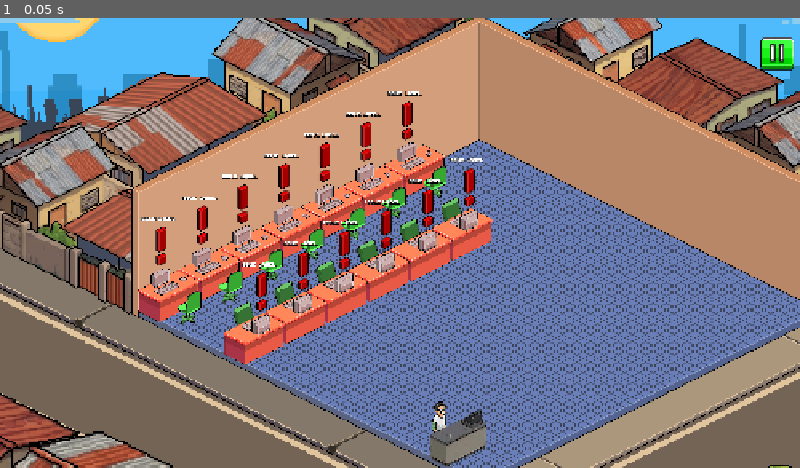
Above: before the commit, frame 1.
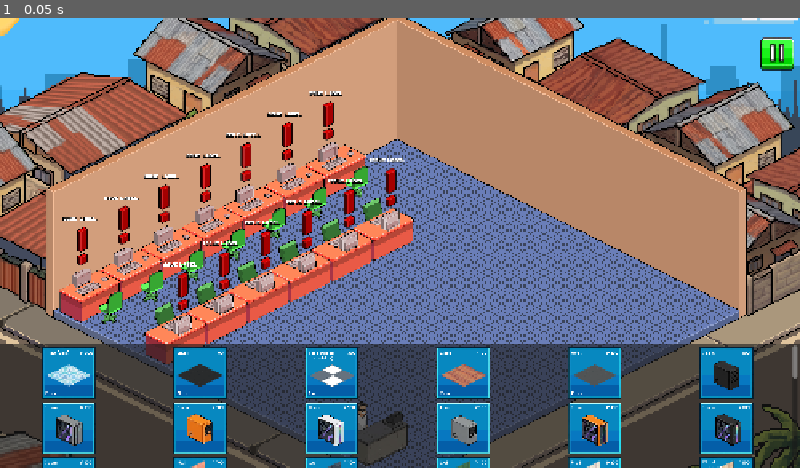
Above: after the commit, the same moment.

Repository: vinnyy-ph/gvd-project-overclocked
Game: Godot game, scene res://core/shop_floor/shop_floor_scrollable_editable.tscn
Two runs of this game, one before a commit and one after it. Both use one fixed random seed, a clock stepped at 60 frames per second and the inputs below. This scene is started directly instead of the project's main scene. Sound files missing from this copy of the repository are replaced by a short silence.
Inputs:
- Up to frame 1 (0.05 s): no input

The runs differ from the first frame. In frame 1, 77% of the frame differs, in the area x 0-100%, y 0-100%.

Commit message:
Add shop decoration editor and item list UI
Introduce a draggable, confirmable ShopDecoration scene and script (shop_decoration.gd/.tscn) to place decorations in the shop floor with confirm/cancel and drag handling (touch area, UI overlay). Integrate decoration workflow into shop_floor_scrollable_editable.gd: preload decoration scene, populate an ItemList from assets, spawn decorations from the list, wire up confirm/cancel/drag signals, and block camera movement while editing. Also add DecorationsContainer and a CanvasLayer/ItemList to the main scene (.tscn) and implement camera controls (pan/drag, pinch/zoom, wheel zoom) with clamping and configurable min/max zoom. These changes enable in-editor placement and positioning of decoration sprites at runtime.

Diff:
--- /dev/null
+++ b/core/shop_floor/shop_decoration.gd
@@ -0,0 +1,93 @@
+extends Sprite2D
+
+signal confirmed(decoration)
+signal cancelled(decoration)
+signal drag_started(decoration)
+signal drag_ended(decoration)
+
+var is_dragging: bool = false
+var drag_offset: Vector2 = Vector2.ZERO
+var is_placed: bool = false
+
+@onready var confirm_btn: Button = $UI/ConfirmButton
+@onready var cancel_btn: Button = $UI/CancelButton
+@onready var ui_container: Control = $UI
+
+func _ready() -> void:
+	# UI should be resolution independent if possible, but for now we just put it on top
+	ui_container.hide()
+
+	# Add a touch area if not already present
+	var area = Button.new()
+	area.flat = true
+	area.name = "TouchArea"
+	add_child(area)
+
+	update_touch_area()
+
+	area.button_down.connect(_on_touch_down)
+	area.button_up.connect(_on_touch_up)
+
+func update_touch_area() -> void:
+	var area = get_node_or_null("TouchArea")
+	if area and texture:
+		area.size = texture.get_size()
+		area.position = -area.size / 2.0
+		# Also update UI position
+		ui_container.position = Vector2(-ui_container.size.x/2, -texture.get_size().y/2 - 100)
+
+var original_position: Vector2 = Vector2.ZERO
+var was_placed: bool = false
+
+func _process(_delta: float) -> void:
+	if is_dragging:
+		var mouse_pos = get_global_mouse_position()
+		global_position = mouse_pos + drag_offset
+
+func start_editing() -> void:
+	was_placed = is_placed
+	if was_placed:
+		original_position = global_position
+
+	is_placed = false
+	ui_container.show()
+	modulate.a = 0.7
+	z_index = 100 # Show on top while editing
+
+func stop_editing() -> void:
+	is_placed = true
+	was_placed = true
+	ui_container.hide()
+	modulate.a = 1.0
+	z_index = 2 # Default for decorations
+
+func _on_touch_down() -> void:
+	if is_placed:
+		# If already placed, start relocating
+		start_editing()
+
+	is_dragging = true
+	drag_offset = global_position - get_global_mouse_position()
+	drag_started.emit(self)
+
+func _on_touch_up() -> void:
+	is_dragging = false
+	drag_ended.emit(self)
+	# Show UI when dropped if not already confirmed
+	if not is_placed:
+		ui_container.show()
+		# Position UI above the item (local position relative to the sprite center)
+		ui_container.position = Vector2(-ui_container.size.x/2, -texture.get_size().y/2 - 100)
+
+func _on_confirm_pressed() -> void:
+	stop_editing()
+	confirmed.emit(self)
+
+func _on_cancel_pressed() -> void:
+	if was_placed:
+		global_position = original_position
+		stop_editing()
+		cancelled.emit(self)
+	else:
+		cancelled.emit(self)
+		queue_free()
--- /dev/null
+++ b/core/shop_floor/shop_decoration.tscn
@@ -0,0 +1,30 @@
+[gd_scene format=3 uid="uid://b8y4v7w6p5j1y"]
+
+[ext_resource type="Script" path="res://core/shop_floor/shop_decoration.gd" id="1_fkw5l"]
+[ext_resource type="FontFile" uid="uid://ysv7bka211fd" path="res://assets/fonts/ThaleahFat.ttf" id="2_gnybr"]
+
+[node name="ShopDecoration" type="Sprite2D"]
+z_index = 2
+script = ExtResource("1_fkw5l")
+
+[node name="UI" type="HBoxContainer" parent="."]
+offset_top = -100.0
+offset_right = 200.0
+offset_bottom = -50.0
+theme_override_constants/separation = 20
+alignment = 1
+
+[node name="ConfirmButton" type="Button" parent="UI"]
+layout_mode = 2
+theme_override_fonts/font = ExtResource("2_gnybr")
+theme_override_font_sizes/font_size = 32
+text = "CONFIRM"
+
+[node name="CancelButton" type="Button" parent="UI"]
+layout_mode = 2
+theme_override_fonts/font = ExtResource("2_gnybr")
+theme_override_font_sizes/font_size = 32
+text = "CANCEL"
+
+[connection signal="pressed" from="UI/ConfirmButton" to="." method="_on_confirm_pressed"]
+[connection signal="pressed" from="UI/CancelButton" to="." method="_on_cancel_pressed"]
--- a/core/shop_floor/shop_floor_scrollable_editable.gd
+++ b/core/shop_floor/shop_floor_scrollable_editable.gd
@@ -1,11 +1,210 @@
 extends Node2D
 
-
-# Called when the node enters the scene tree for the first time.
+@onready var camera: Camera2D = $MainCamera
+@onready var item_list: ItemList = $CanvasLayer/ItemList
+@onready var decorations_container: Node2D = $World/Background/DecorationsContainer
+
+# Constants for Camera
+const SCENE_SIZE = Vector2(3064.0, 1408.0)
+@export var min_zoom: float = 0.35
+@export var max_zoom: float = 1.5
+var scroll_speed: float = 900.0
+var dragging_camera: bool = false
+var touches: Dictionary = {}
+var last_pinch_distance: float = -1.0
+
+# Decoration Logic
+const DECORATION_SCENE = preload("res://core/shop_floor/shop_decoration.tscn")
+var decorations_data: Array = []
+var active_decoration: Sprite2D = null
+var is_dragging_item: bool = false
+
 func _ready() -> void:
-	pass # Replace with function body.
-
-
-# Called every frame. 'delta' is the elapsed time since the previous frame.
-func _process(delta: float) -> void:
+	# Initial camera setup
+	camera.position = Vector2(1532, 704)
+	var vs = get_viewport_rect().size
+	min_zoom = min(vs.x / SCENE_SIZE.x, vs.y / SCENE_SIZE.y)
+	camera.zoom = Vector2(max(min_zoom, 0.5), max(min_zoom, 0.5))
+	clamp_camera()
+
+	# Populate ItemList
+	populate_item_list()
+
+	# Connect ItemList signals
+	item_list.gui_input.connect(_on_item_list_gui_input)
+
+func populate_item_list() -> void:
+	item_list.clear()
+	decorations_data = get_all_decorations()
+
+	for data in decorations_data:
+		var idx = item_list.add_icon_item(load(data["icon"]))
+		item_list.set_item_metadata(idx, data)
+		item_list.set_item_tooltip(idx, data["name"])
+
+func get_all_decorations() -> Array:
+	var list = []
+	var base_path = "res://assets/images/shop_decorations/"
+	var dir = DirAccess.open(base_path)
+	if dir:
+		dir.list_dir_begin()
+		var category = dir.get_next()
+		while category != "":
+			if dir.current_is_dir() and category != "." and category != "..":
+				var category_path = base_path + category + "/"
+				var cat_dir = DirAccess.open(category_path)
+				if cat_dir:
+					cat_dir.list_dir_begin()
+					var file_name = cat_dir.get_next()
+					while file_name != "":
+						if file_name.ends_with(".png") and not file_name.ends_with(".import"):
+							var icon_path = category_path + file_name
+							var actual_path = find_actual_sprite(category, file_name)
+							list.append({
+								"name": file_name.replace(".png", ""),
+								"icon": icon_path,
+								"actual": actual_path
+							})
+						file_name = cat_dir.get_next()
+			category = dir.get_next()
+	return list
+
+func find_actual_sprite(category: String, file_name: String) -> String:
+	var actual_base = "res://assets/images/shop_decorations_actual/"
+	var cat_map = {
+		"cashier_decos": "cashier_actual",
+		"chair_decos": "chair_decos_actual",
+		"misc_decos": "misc_decos",
+		"wall_decos": "wall_decos"
+	}
+
+	var mapped_cat = cat_map.get(category, category)
+	var path = actual_base + mapped_cat + "/" + file_name
+	if FileAccess.file_exists(path):
+		return path
+
+	return "res://assets/images/shop_decorations/" + category + "/" + file_name
+
+# --- INPUT HANDLING ---
+
+func _unhandled_input(event: InputEvent) -> void:
+	if is_dragging_item: return
+	handle_camera_input(event)
+
+func _on_item_list_gui_input(event: InputEvent) -> void:
+	if event is InputEventMouseButton and event.button_index == MOUSE_BUTTON_LEFT:
+		if event.pressed:
+			var item_idx = item_list.get_item_at_position(event.position)
+			if item_idx != -1:
+				start_dragging_from_list(item_idx)
+
+func start_dragging_from_list(item_idx: int) -> void:
+	var data = item_list.get_item_metadata(item_idx)
+	var decoration = DECORATION_SCENE.instantiate()
+	decorations_container.add_child(decoration)
+	decoration.texture = load(data["actual"])
+	decoration.update_touch_area() # Update size based on texture
+	decoration.global_position = get_global_mouse_position()
+
+	_setup_decoration_signals(decoration)
+	decoration.start_editing()
+	# Manually trigger the first drag
+	decoration._on_touch_down()
+
+func _setup_decoration_signals(decoration) -> void:
+	if not decoration.confirmed.is_connected(_on_decoration_confirmed):
+		decoration.confirmed.connect(_on_decoration_confirmed)
+	if not decoration.cancelled.is_connected(_on_decoration_cancelled):
+		decoration.cancelled.connect(_on_decoration_cancelled)
+	if not decoration.drag_started.is_connected(_on_decoration_drag_started):
+		decoration.drag_started.connect(_on_decoration_drag_started)
+	if not decoration.drag_ended.is_connected(_on_decoration_drag_ended):
+		decoration.drag_ended.connect(_on_decoration_drag_ended)
+
+func _on_decoration_confirmed(decoration) -> void:
+	is_dragging_item = false
+	active_decoration = null
+	# Ensure the decoration is properly set up if it was a new one
+	_setup_decoration_signals(decoration)
+
+func _on_decoration_cancelled(_decoration) -> void:
+	is_dragging_item = false
+	active_decoration = null
+
+func _on_decoration_drag_started(decoration) -> void:
+	is_dragging_item = true
+	active_decoration = decoration
+
+func _on_decoration_drag_ended(_decoration) -> void:
+	# Note: we don't set is_dragging_item = false here
+	# because the user might still be in "editing mode" (confirm/cancel visible)
+	# and we might want to block camera movement during that.
+	# But if we want to allow camera movement between drags of the same item,
+	# we could set it to false.
+	# The user said "Confirm will place that item ... while cancel will make the items return"
+	# So while Confirm/Cancel are visible, it's still "active".
 	pass
+
+# --- CAMERA LOGIC (COPIED FROM MAIN) ---
+
+func handle_camera_input(event: InputEvent) -> void:
+	if event is InputEventScreenTouch:
+		if event.pressed:
+			touches[event.index] = event.position
+		else:
+			touches.erase(event.index)
+			last_pinch_distance = -1.0
+
+	elif event is InputEventScreenDrag:
+		touches[event.index] = event.position
+		if touches.size() == 1:
+			camera.position -= event.relative / camera.zoom
+			clamp_camera()
+			last_pinch_distance = -1.0
+		elif touches.size() == 2:
+			var keys = touches.keys()
+			var current_dist = touches[keys[0]].distance_to(touches[keys[1]])
+			var center_point = (touches[keys[0]] + touches[keys[1]]) / 2.0
+			if last_pinch_distance > 0:
+				_zoom_camera(current_dist / last_pinch_distance, center_point)
+			last_pinch_distance = current_dist
+
+	elif event is InputEventMouseButton:
+		if event.button_index == MOUSE_BUTTON_WHEEL_UP and event.pressed:
+			_zoom_camera(1.1, event.position)
+		elif event.button_index == MOUSE_BUTTON_WHEEL_DOWN and event.pressed:
+			_zoom_camera(0.9, event.position)
+		elif event.button_index == MOUSE_BUTTON_LEFT:
+			dragging_camera = event.pressed
+
+	elif event is InputEventMouseMotion and dragging_camera:
+		camera.position -= event.relative / camera.zoom
+		clamp_camera()
+
+func _zoom_camera(factor: float, center_point: Vector2) -> void:
+	var old_zoom = camera.zoom
+	var new_zoom_val = clamp(old_zoom.x * factor, min_zoom, max_zoom)
+	var new_zoom = Vector2(new_zoom_val, new_zoom_val)
+	if old_zoom == new_zoom: return
+
+	var vs = get_viewport_rect().size
+	var center_offset = center_point - (vs / 2.0)
+	var world_pos_before = camera.position + (center_offset / old_zoom)
+	camera.zoom = new_zoom
+	var world_pos_after = camera.position + (center_offset / new_zoom)
+	camera.position += (world_pos_before - world_pos_after)
+	clamp_camera()
+
+func clamp_camera() -> void:
+	var vs = get_viewport_rect().size
+	var view_size = vs / camera.zoom
+	if view_size.x >= SCENE_SIZE.x:
+		camera.position.x = SCENE_SIZE.x / 2.0
+	else:
+		var margin_x = view_size.x / 2.0
+		camera.position.x = clamp(camera.position.x, margin_x, SCENE_SIZE.x - margin_x)
+	if view_size.y >= SCENE_SIZE.y:
+		camera.position.y = SCENE_SIZE.y / 2.0
+	else:
+		var margin_y = view_size.y / 2.0
+		camera.position.y = clamp(camera.position.y, margin_y, SCENE_SIZE.y - margin_y)
--- a/core/shop_floor/shop_floor_scrollable_editable.tscn
+++ b/core/shop_floor/shop_floor_scrollable_editable.tscn
@@ -144,9 +144,11 @@
 scale = Vector2(0.7, 0.7)
 
 [node name="Sprite2D" type="Sprite2D" parent="World/Background" unique_id=1643221891]
-visible = false
 position = Vector2(-15.714285, -115.71427)
 texture = ExtResource("3_fhpww")
+
+[node name="DecorationsContainer" type="Node2D" parent="World/Background" unique_id=1022676470]
+z_index = 3
 
 [node name="Floor" type="Sprite2D" parent="World/Background" unique_id=1022676469]
 visible = false
@@ -820,3 +822,19 @@
 limit_right = 3064
 limit_bottom = 1408
 limit_smoothed = true
+
+[node name="CanvasLayer" type="CanvasLayer" parent="." unique_id=1805051003]
+process_mode = 3
+
+[node name="ItemList" type="ItemList" parent="CanvasLayer" unique_id=695787279]
+anchors_preset = 12
+anchor_top = 1.0
+anchor_right = 1.0
+anchor_bottom = 1.0
+offset_top = -200.0
+grow_horizontal = 2
+grow_vertical = 0
+theme_override_constants/h_separation = 120
+max_columns = 0
+icon_mode = 0
+icon_scale = 0.5
Not shown, added: core/shop_floor/shop_decoration.gd.uid
